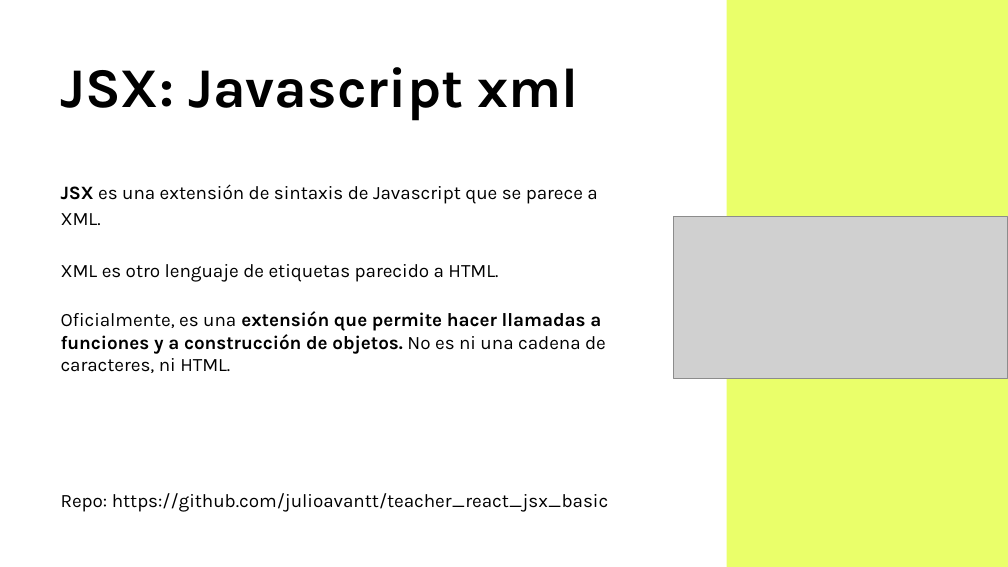
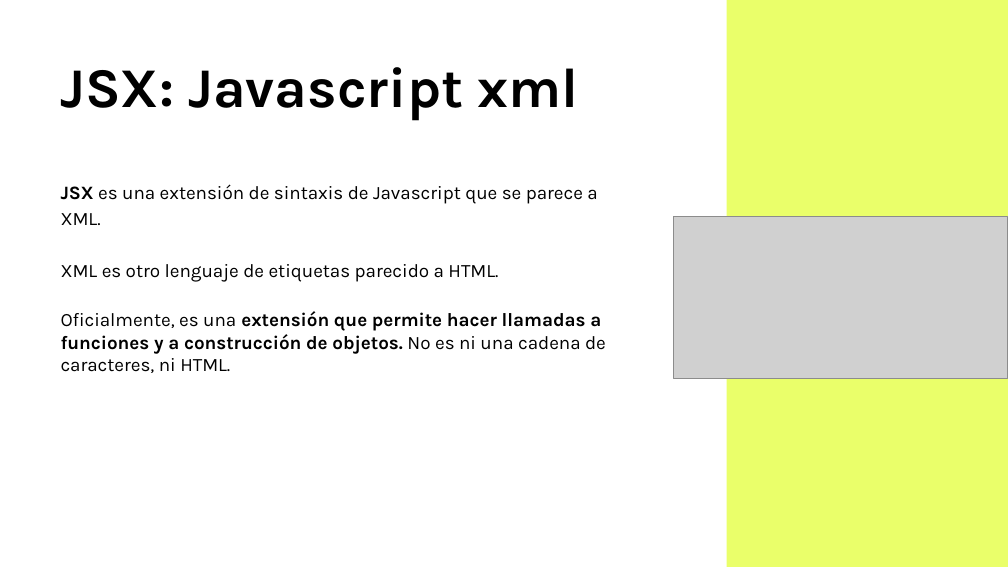
Before and after one commit to Arturogrottoli/Project-React-Js, a slide deck: slide 7 of Clase02/Unidad 2 - Clase en vivo.pptx. Drawn at 1008x567 pixels with LibreOffice and Linux fonts; fonts in the diff are those of the drawing; grey boxes stand for pictures; background and template pictures are left out. Boxes give left, top, right and bottom in pixels: in the first picture for what was removed or moved away, otherwise in the second. Text is boxed around its words. In the diff, an @@ line names an element or a change of style, - is before the commit and + after.

```diff
--- a/Clase02/Unidad 2 - Clase en vivo.pptx
+++ b/Clase02/Unidad 2 - Clase en vivo.pptx
@@ text at (61,493,608,512): paragraph removed @@
-Repo: https://github.com/julioavantt/teacher_react_jsx_basic
```
Also in this commit, not shown: 4 other slides changed, 1 slide removed.
